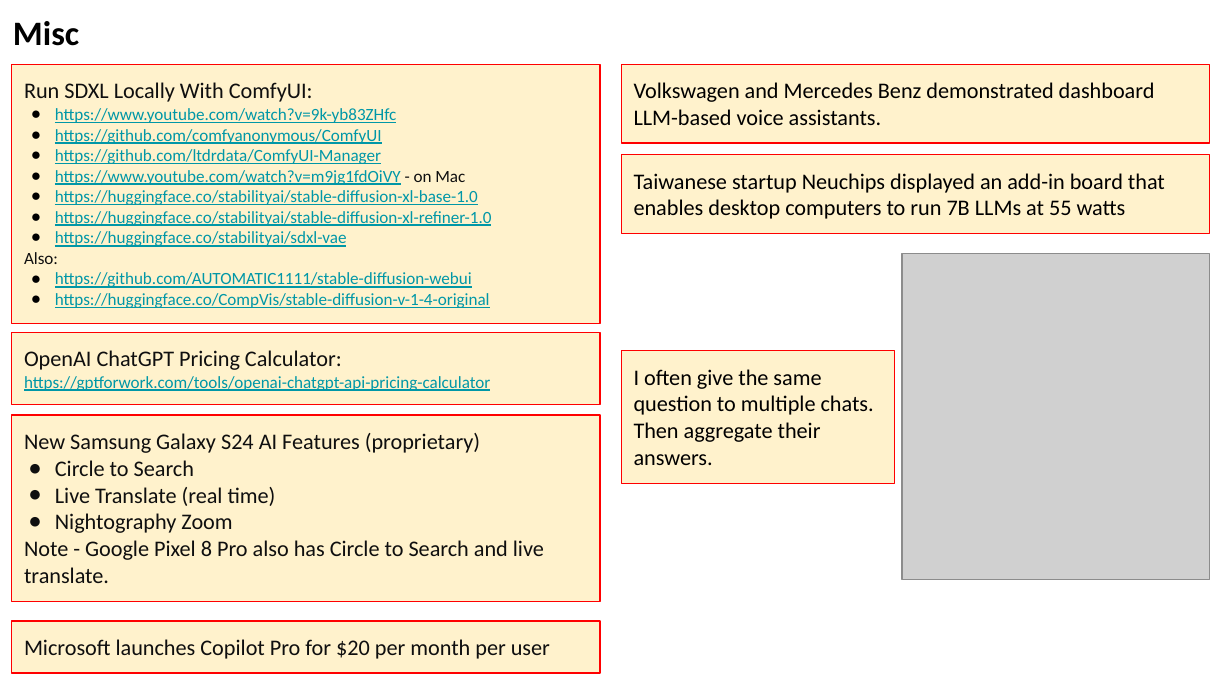
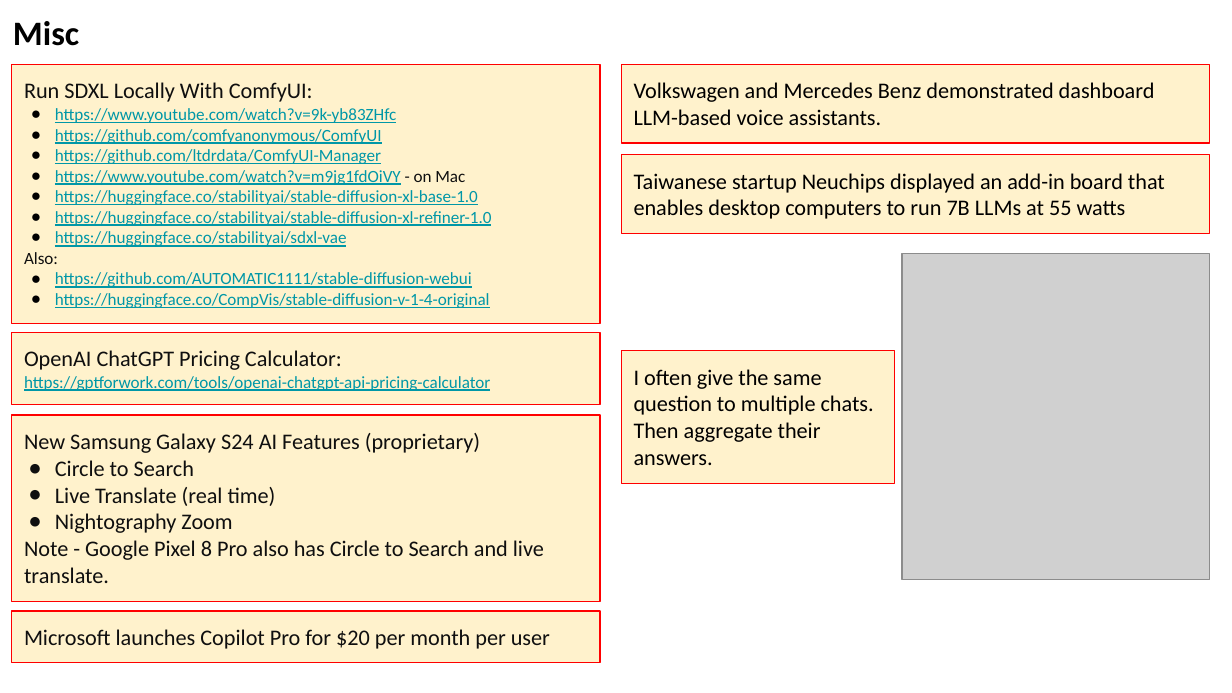
Before and after one commit to lselector/seminar, a slide deck: slide 26 of 2024/2024-01-19-AI-Updates.pptx. Drawn at 1232x693 pixels with LibreOffice and Linux fonts; fonts in the diff are those of the drawing; grey boxes stand for pictures. Boxes give left, top, right and bottom in pixels: in the first picture for what was removed or moved away, otherwise in the second. Text is boxed around its words. In the diff, an @@ line names an element or a change of style, - is before the commit and + after.

```diff
--- a/2024/2024-01-19-AI-Updates.pptx
+++ b/2024/2024-01-19-AI-Updates.pptx
@@ rectangle "Microsoft launches Copilot Pro for ...": place and size @@
-rectangle "Microsoft launches Copilot Pro for ..." at (12,621,601,673)
+rectangle "Microsoft launches Copilot Pro for ..." at (12,611,601,663)
```
Also in this commit, not shown: 4 other slides changed.
